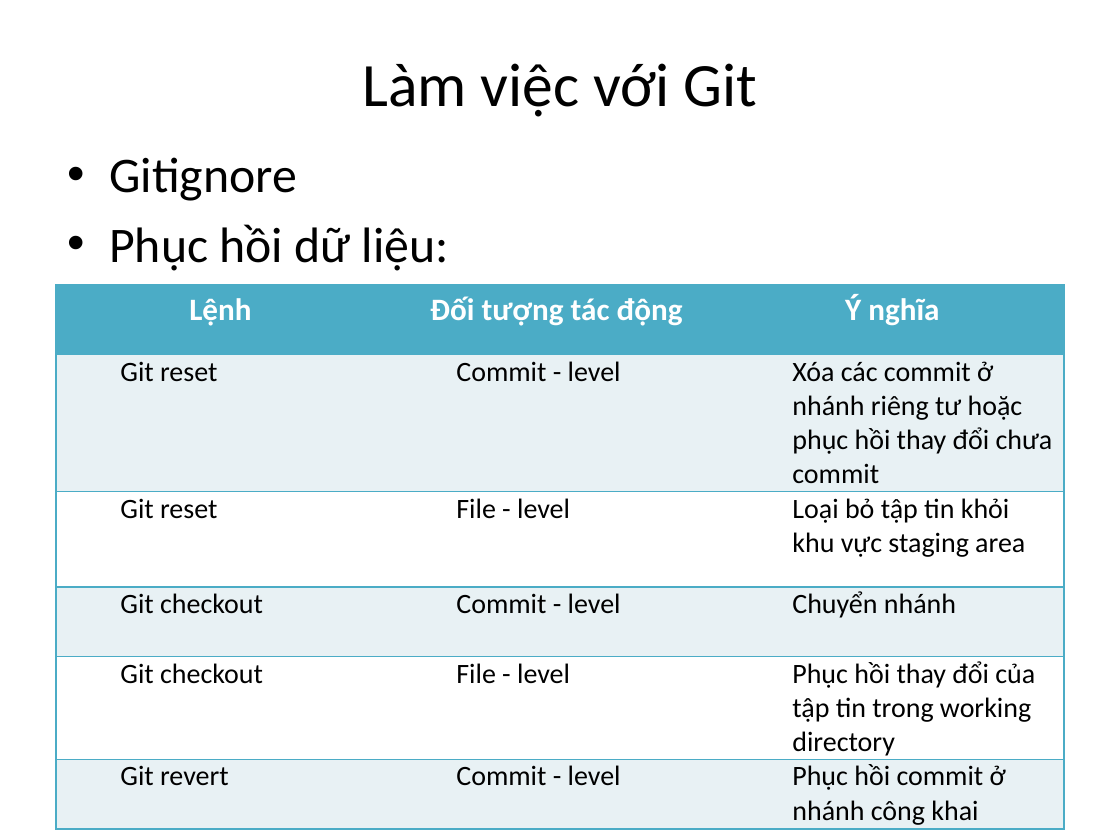
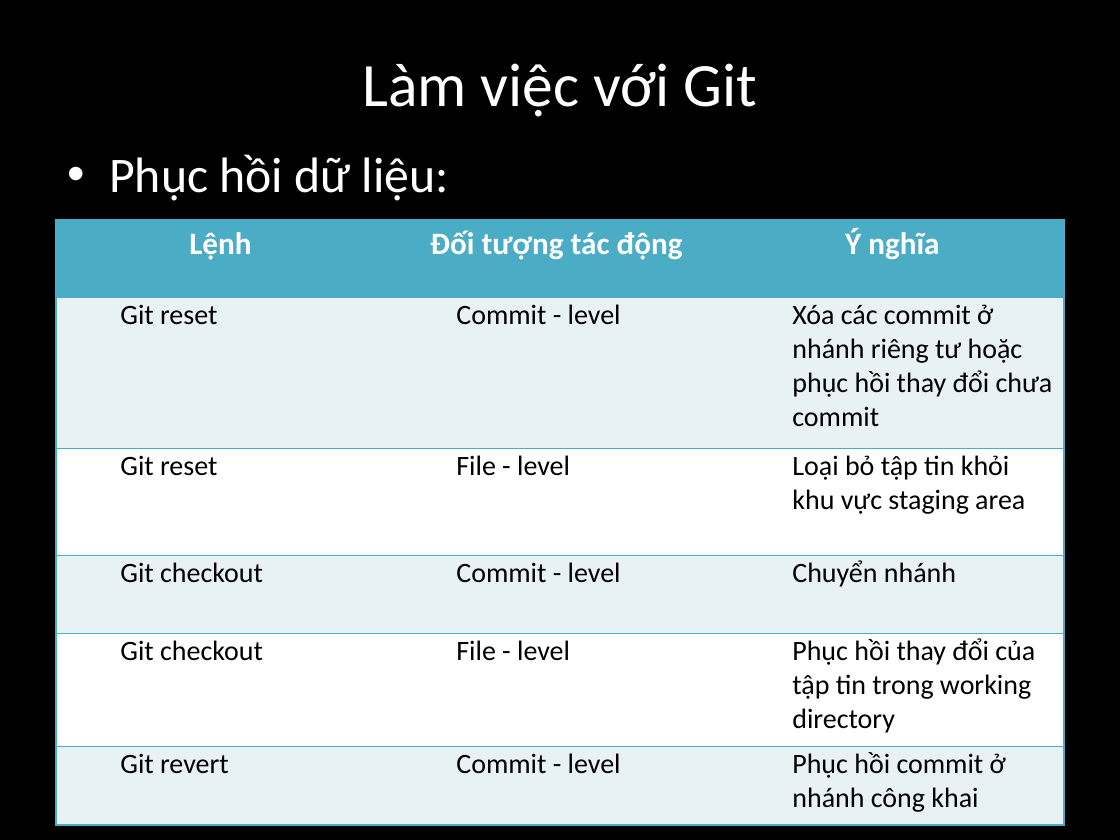
Before and after one commit to ducha228/Seminar, a slide deck: slide 6 of Seminar Git HaND/Seminar_Git_Slide.pptx (slide 5 before the commit). Drawn at 1120x840 pixels with LibreOffice and Linux fonts; fonts in the diff are those of the drawing. Boxes give left, top, right and bottom in pixels: in the first picture for what was removed or moved away, otherwise in the second. Text is boxed around its words. In the diff, an @@ line names an element or a change of style, - is before the commit and + after.

```diff
--- a/Seminar Git HaND/Seminar_Git_Slide.pptx
+++ b/Seminar Git HaND/Seminar_Git_Slide.pptx
@@ background #FFFFFF to #000000 @@
@@ title "Làm việc với Git" at box(362, 63, 757, 117): text colour #000000 to #FFFFFF @@
@@ text "Phục hồi dữ liệu:" at box(109, 154, 449, 201): text colour #000000 to #FFFFFF @@
@@ text at box(109, 157, 297, 201): paragraph removed @@
-• Gitignore
@@ table: place and size @@
-table at box(56, 286, 1064, 829)
+table at box(56, 220, 1064, 824)
```
Also in this commit, not shown: 5 other slides changed, 17 slides added, 1 slide removed, 1 other file.
